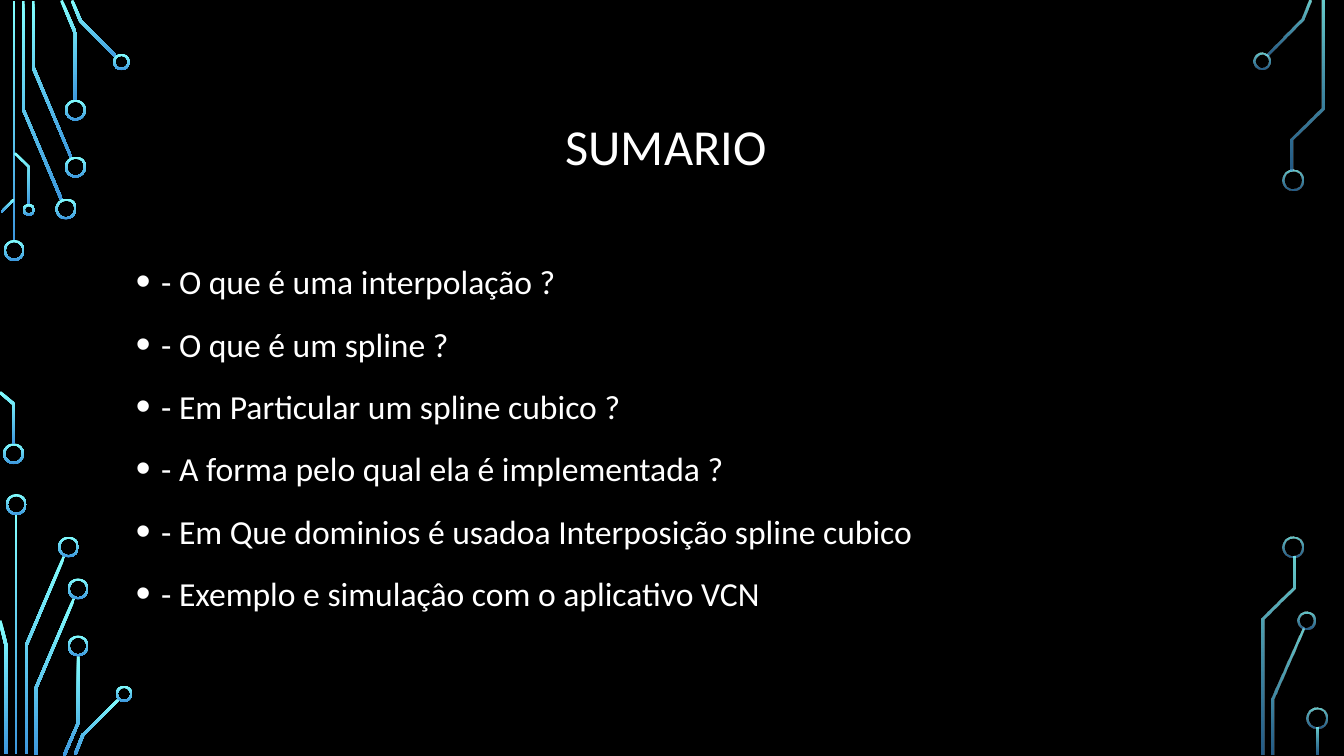
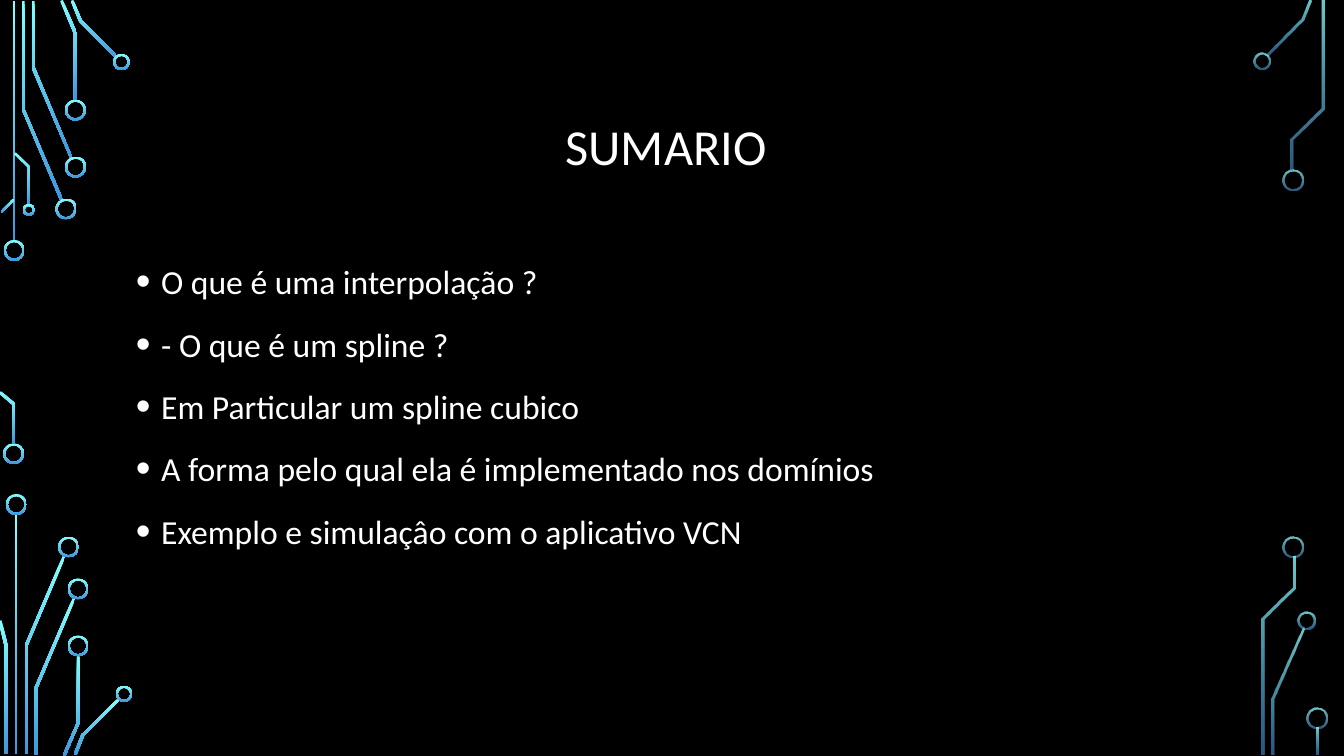
Before and after one commit to IbukunChife/AlgebraLine, a slide deck: slide 2 of RechercheInterpolaçãoSpline/InterpolaçãoSplineCubica.pptx. Drawn at 1344x756 pixels with LibreOffice and Linux fonts; fonts in the diff are those of the drawing; background and template pictures are left out. Boxes give left, top, right and bottom in pixels: in the first picture for what was removed or moved away, otherwise in the second. Text is boxed around its words. In the diff, an @@ line names an element or a change of style, - is before the commit and + after.

```diff
--- a/RechercheInterpolaçãoSpline/InterpolaçãoSplineCubica.pptx
+++ b/RechercheInterpolaçãoSpline/InterpolaçãoSplineCubica.pptx
@@ text at [161, 270, 514, 300]: text changed @@
-• - O que é uma interpolação ?
+• O que é uma interpolação ?
@@ text at [161, 395, 873, 550]: text changed @@
-• - Em Particular um spline cubico ?
-• - A forma pelo qual ela é implementada ?
-• - Em Que dominios é usadoa Interposição spline cubico
-• - Exemplo e simulaçâo com o aplicativo VCN
+• Em Particular um spline cubico
+• A forma pelo qual ela é implementado nos domínios
+• Exemplo e simulaçâo com o aplicativo VCN
```
Also in this commit, not shown: 1 other slide changed, 1 slide removed.
